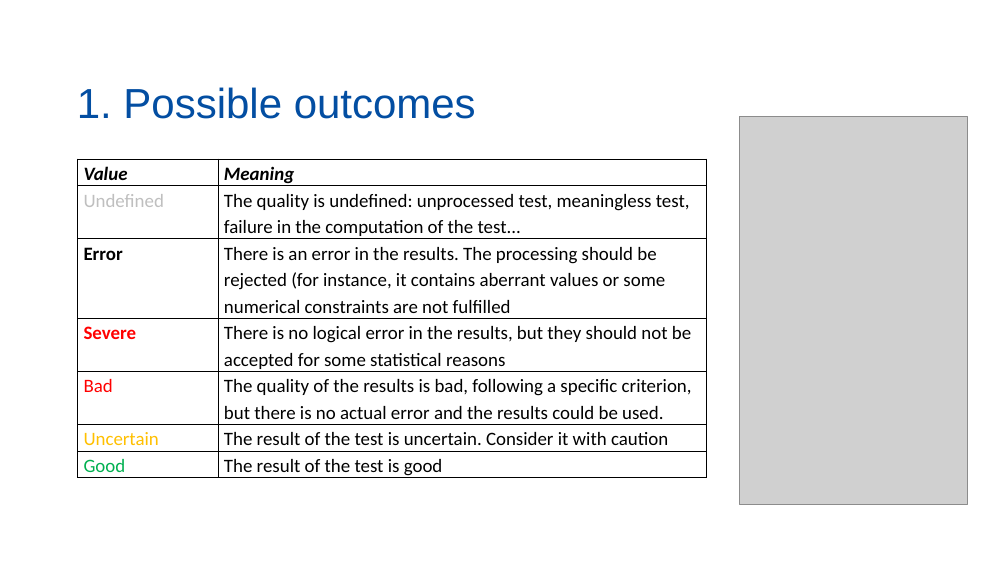
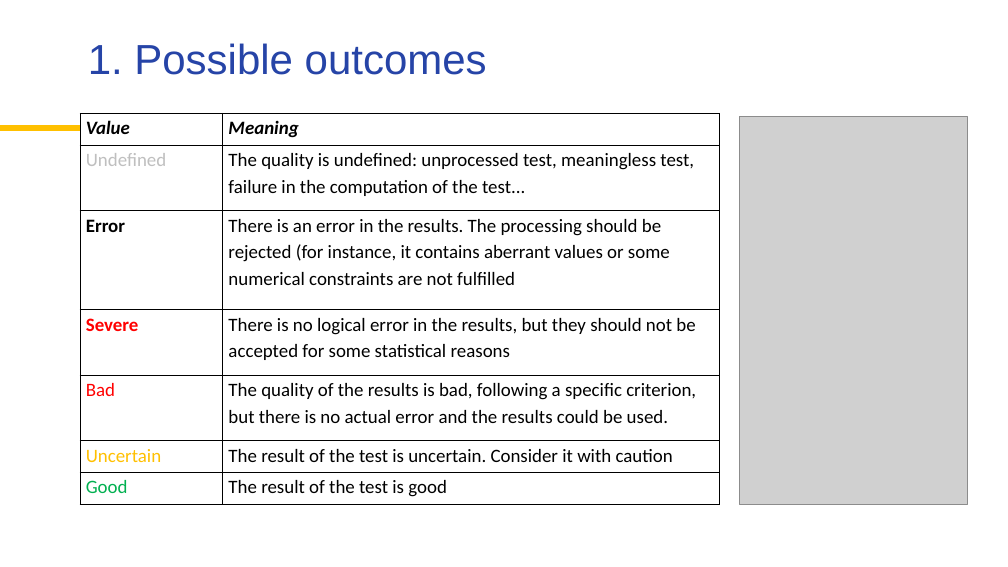
Before and after one commit to palatej/ESTP2026, a slide deck: slide 2 of 5.1 Quality.pptx. Drawn at 1008x567 pixels with LibreOffice and Linux fonts; fonts in the diff are those of the drawing; grey boxes stand for pictures; background and template pictures are left out. Boxes give left, top, right and bottom in pixels: in the first picture for what was removed or moved away, otherwise in the second. Text is boxed around its words. In the diff, an @@ line names an element or a change of style, - is before the commit and + after.

```diff
--- a/5.1 Quality.pptx
+++ b/5.1 Quality.pptx
@@ title "1. Possible outcomes": place and size @@
-title "1. Possible outcomes" at [77,87,476,119]
+title "1. Possible outcomes" at [88,43,487,75]
@@ title "1. Possible outcomes" at [88,43,487,75]: text colour #034EA2 to #2644A7; vertical alignment bottom to top @@
@@ table: place and size @@
-table at [78,159,707,480]
+table at [80,113,719,504]
@@ line added from (0, 129) to (80, 129), #FFC000 6 pt @@
```
Also in this commit, not shown: 9 other slides changed, 1 slide removed, 3 other files.
